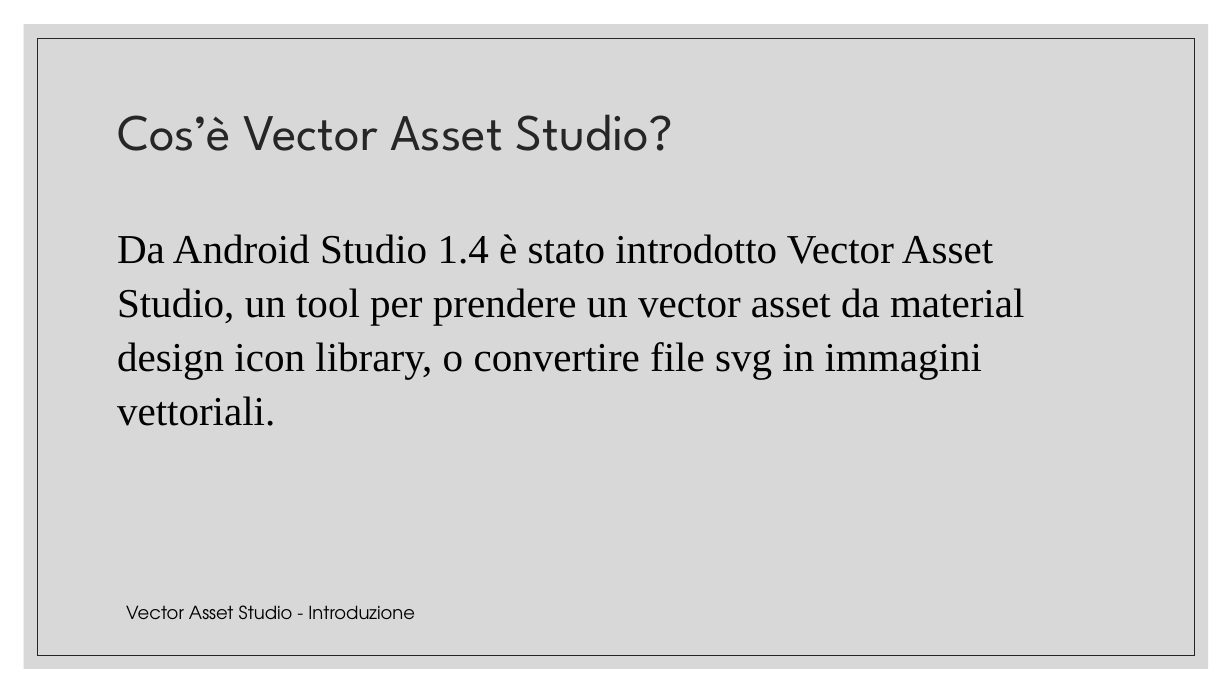
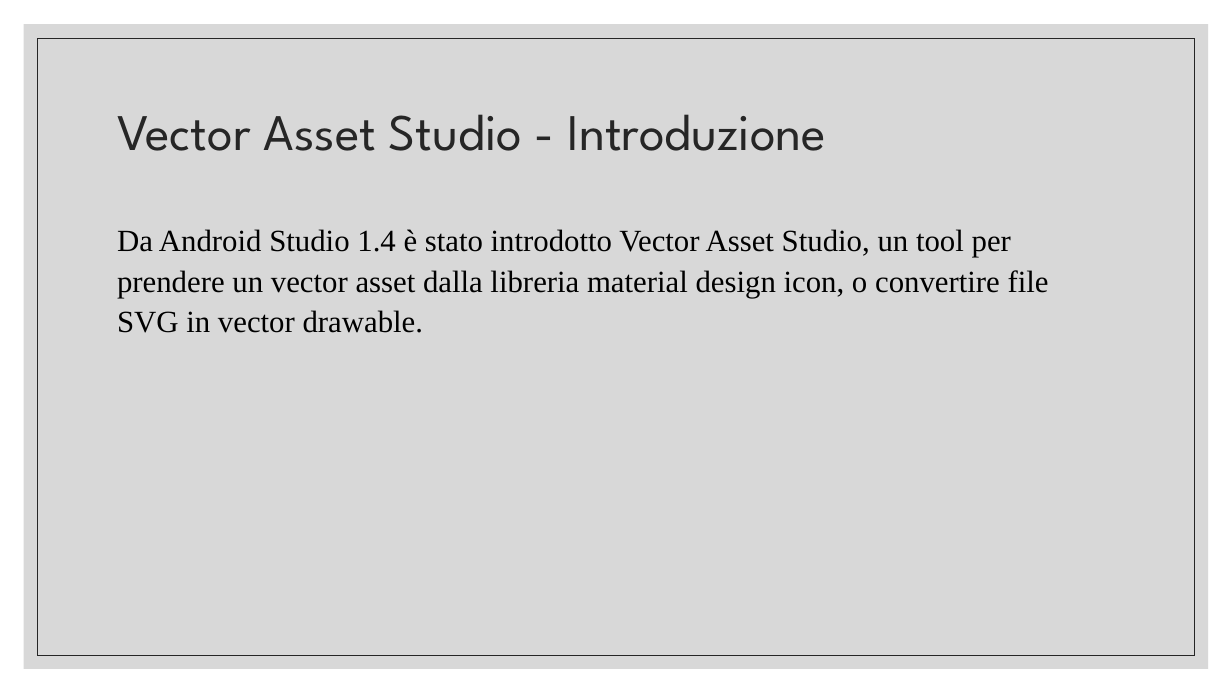
Before and after one commit to tizianotaglienti/Colleghi-Ristretti, a slide deck: slide 2 of Vector asset studio.pptx. Drawn at 1232x693 pixels with LibreOffice and Linux fonts; fonts in the diff are those of the drawing. Boxes give left, top, right and bottom in pixels: in the first picture for what was removed or moved away, otherwise in the second. Text is boxed around its words. In the diff, an @@ line names an element or a change of style, - is before the commit and + after.

```diff
--- a/Vector asset studio.pptx
+++ b/Vector asset studio.pptx
@@ title at [117, 114, 826, 151]: text changed @@
-Cos’è Vector Asset Studio?
+Vector Asset Studio - Introduzione
@@ text at [117, 229, 1049, 333]: text changed; size 32 to 24 pt @@
-Da Android Studio 1.4 è stato introdotto Vector Asset Studio, un tool per prendere un vector asset da material design icon library, o convertire file svg in immagini vettoriali.
+Da Android Studio 1.4 è stato introdotto Vector Asset Studio, un tool per prendere un vector asset dalla libreria material design icon, o convertire file SVG in vector drawable.
@@ text removed at [126, 605, 415, 620] @@
-Vector Asset Studio - Introduzione
```
Also in this commit, not shown: 34 other slides changed, 1 slide added, 1 slide removed.
